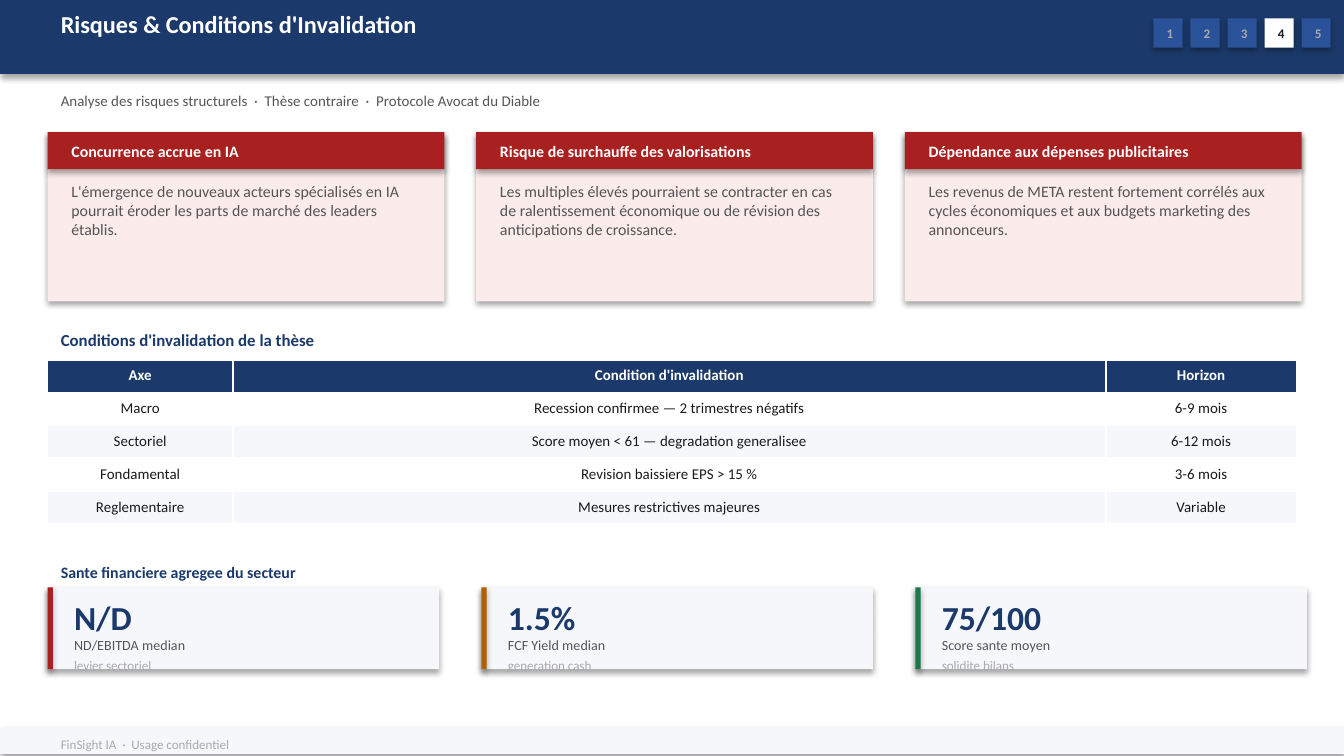
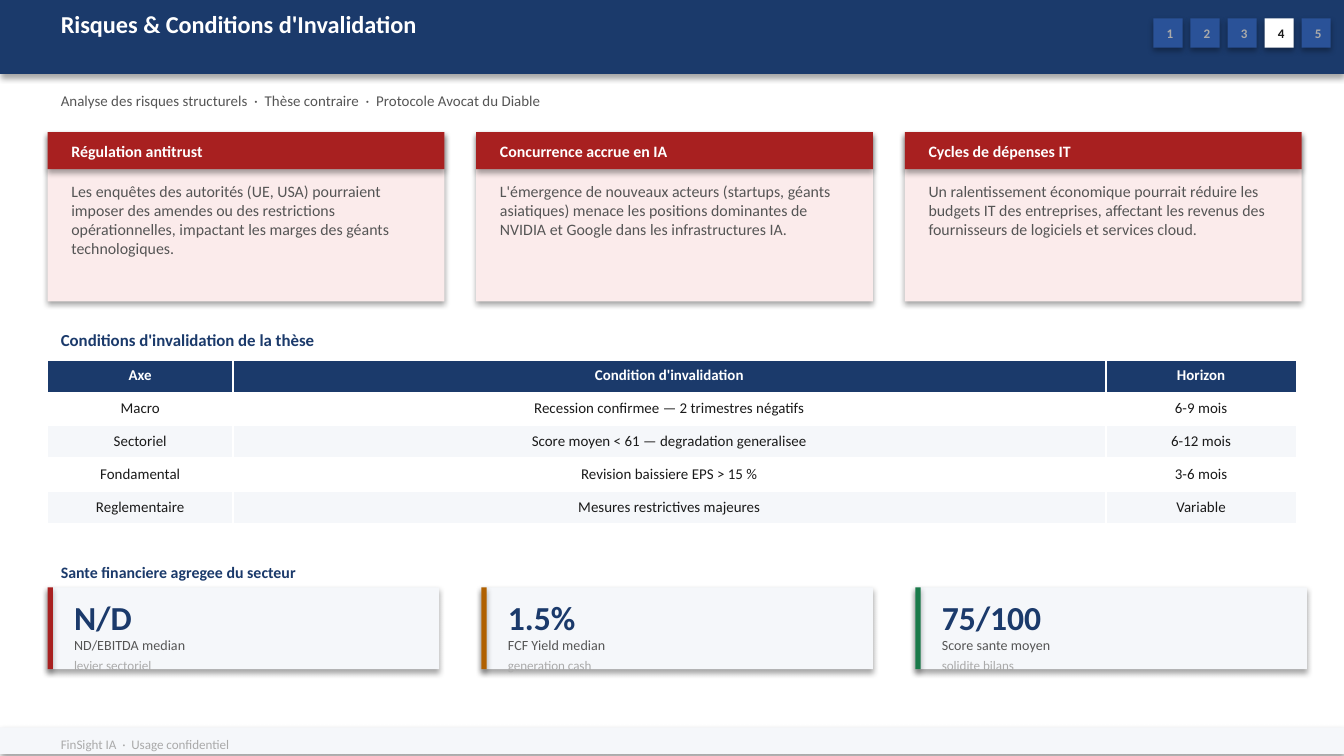
Before and after one commit to baptistejeh07-art/finsight-ia, a slide deck: slide 17 of preview/secteur_Technology_S&P_500/secteur_Technology_S&P_500.pptx. Drawn at 1344x756 pixels with LibreOffice and Linux fonts; fonts in the diff are those of the drawing. Boxes give left, top, right and bottom in pixels: in the first picture for what was removed or moved away, otherwise in the second. Text is boxed around its words. In the diff, an @@ line names an element or a change of style, - is before the commit and + after.

```diff
--- a/preview/secteur_Technology_S&P_500/secteur_Technology_S&P_500.pptx
+++ b/preview/secteur_Technology_S&P_500/secteur_Technology_S&P_500.pptx
@@ text at bbox=[71, 146, 203, 160]: text changed @@
-Concurrence accrue en IA
+Régulation antitrust
@@ text at bbox=[500, 146, 667, 157]: text changed @@
-Risque de surchauffe des valorisations
+Concurrence accrue en IA
@@ text at bbox=[929, 146, 1071, 160]: text changed @@
-Dépendance aux dépenses publicitaires
+Cycles de dépenses IT
@@ text at bbox=[71, 185, 389, 257]: text changed @@
-L'émergence de nouveaux acteurs spécialisés en IA pourrait éroder les parts de marché des leaders établis.
+Les enquêtes des autorités (UE, USA) pourraient imposer des amendes ou des restrictions opérationnelles, impactant les marges des géants technologiques.
@@ text at bbox=[500, 185, 831, 238]: text changed @@
-Les multiples élevés pourraient se contracter en cas de ralentissement économique ou de révision des anticipations de croissance.
+L'émergence de nouveaux acteurs (startups, géants asiatiques) menace les positions dominantes de NVIDIA et Google dans les infrastructures IA.
@@ text at bbox=[929, 186, 1264, 238]: text changed @@
-Les revenus de META restent fortement corrélés aux cycles économiques et aux budgets marketing des annonceurs.
+Un ralentissement économique pourrait réduire les budgets IT des entreprises, affectant les revenus des fournisseurs de logiciels et services cloud.
```
Also in this commit, not shown: 5 other slides changed, 2 other files.
